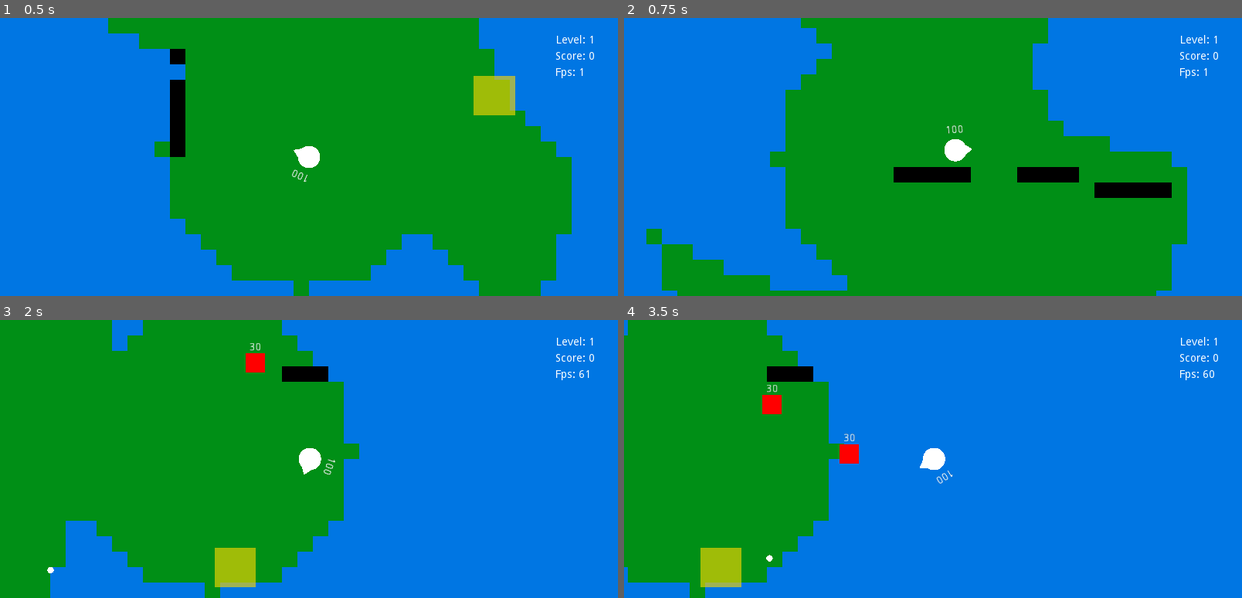
Above: before the commit, frames 1-4 (two rows, left to right).
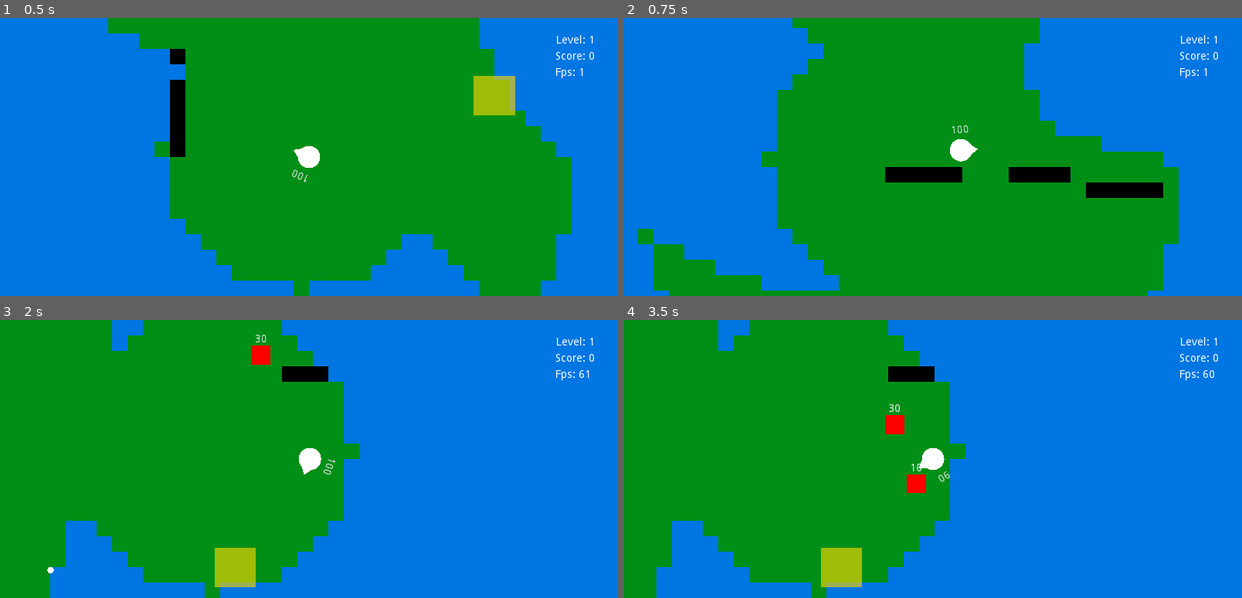
Above: after the commit, the same moments.

Repository: EmilienLeroy/EscapeTheWave
Game: Godot game, scene res://scenes/map/map.tscn
Two runs of this game, one before a commit and one after it. Both use one fixed random seed, a clock stepped at 60 frames per second and the inputs below. This scene is started directly instead of the project's main scene.
Inputs (mouse positions are in pixels of both pictures, inside the frame that each line leads up to):
- Up to frame 1 (0.5 s): no input
- Up to frame 2 (0.75 s): tap Enter (ui_accept) at 0.5 s; move the mouse to (1068, 143) at 0.52 s; hold Right (ui_right) from 0.53 s (still down); click (1068, 143) at 0.67 s
- Up to frame 3 (2 s): tap Enter (ui_accept) at 0.77 s; release Right (ui_right) at 1.25 s; drag from (185, 472) to (271, 567) at 1.27 s
- Up to frame 4 (3.5 s): move the mouse to (994, 397) at 2.02 s; hold Right (ui_right) 2.03-2.75 s; drag from (902, 514) to (759, 567) at 2.77 s

Frame 1 is identical in both runs. In frame 2, 4.0% of the frame differs, in the area x 2-92%, y 0-100%; in frame 3, 0.3%; in frame 4, 22%, in the area x 0-56%, y 0-100%.

Commit message:
🚧 Improve mob move on spawn
Also remove useless navigation and add water

Diff:
--- a/entities/mobs/base/base.gd
+++ b/entities/mobs/base/base.gd
@@ -1,6 +1,6 @@
 extends KinematicBody2D
 
-const MIN_RECALC = 1000;
+const MIN_TIME_UPDATE_PATH = 1000;
 
 onready var agent = $NavigationAgent2D;
 
@@ -11,7 +11,7 @@
 export var attack_interval = 10;
 export var damage = 10;
 
-var velocity = Vector2(0.1, 0.1);
+var velocity = Vector2();
 var threshold = 16;
 var nav = null;
 var player = null;
@@ -29,6 +29,8 @@
 		player.connect('game_over', self, 'on_game_over');
 
 	set_life(life);
+
+	velocity = Vector2(rand_range(-100, 100), rand_range(-100, 100));
 	agent.call_deferred('set_target_location', player.global_position);
 
 
@@ -45,11 +47,9 @@
 		var steering = (desired_velocity - velocity) * delta * 4.0;
 
 		velocity += steering;
-
 		agent.call_deferred('set_velocity', velocity);
 
 	move_and_slide(velocity);
-
 
 func attack_players():
 	var bodies = $Attack.get_overlapping_bodies();
@@ -77,10 +77,8 @@
 	if last_stamp < 0:
 		last_stamp = curr_stamp;
 
-	var elapsed =  curr_stamp - last_stamp;
-	if elapsed  >= MIN_RECALC:
+	if (curr_stamp - last_stamp) >= MIN_TIME_UPDATE_PATH:
 		agent.call_deferred('set_target_location', player.global_position);
-
 
 func on_game_over(score):
 	player = null;
--- a/entities/world/world.gd
+++ b/entities/world/world.gd
@@ -25,7 +25,6 @@
 	remove_unconnected_island(map);
 	add_wall(map, map_size);
 	add_texture(map, map_size);
-	add_navigation(map);
 	VisualServer.set_default_clear_color(Color8(0, 119, 228));
 
 	if (escape):
@@ -192,6 +191,8 @@
 			var value = map[x][y];
 
 			match value:
+				0:
+					$Nav/Water.set_cell(x, y, 0);
 				1:
 					$Nav/Grass.set_cell(x, y, 0);
 				2:
@@ -200,11 +201,3 @@
 	$Nav/Water.update_bitmask_region(Vector2(0, 0), Vector2(size, size));
 	$Nav/Grass.update_bitmask_region(Vector2(0, 0), Vector2(size, size));
 	$Nav/Wall.update_bitmask_region(Vector2(0, 0), Vector2(size, size));
-
-
-func add_navigation(map):
-	var polygon = NavigationPolygon.new()
-
-	polygon.add_outline(get_island_border(map))
-	polygon.make_polygons_from_outlines()
-	$Nav/NavigationPolygonInstance.navpoly = polygon;
